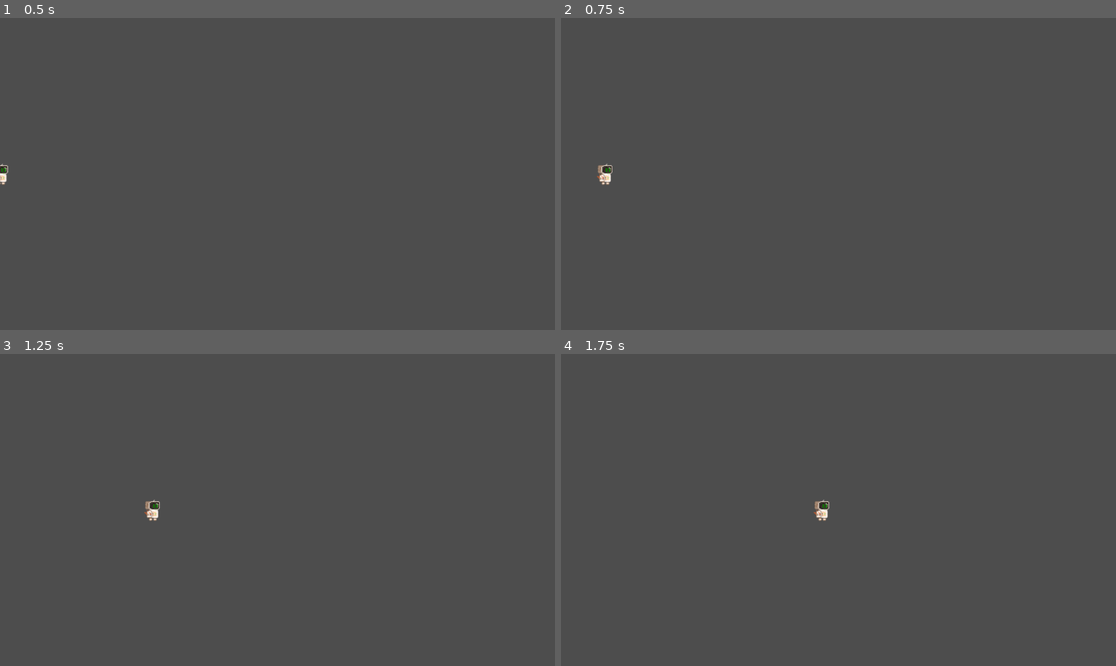
Above: before the commit, frames 1-4 (two rows, left to right).
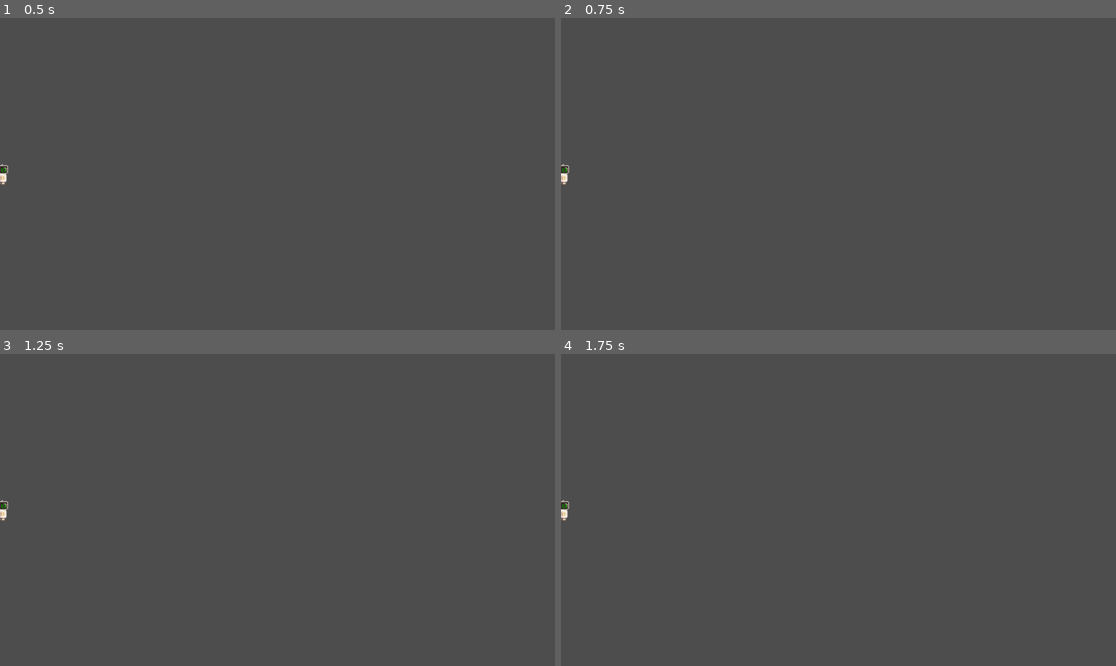
Above: after the commit, the same moments.

Repository: Poyo663/N.A.N.O-Game
Game: Godot game, scene res://Scenes/Player.tscn
Same seed, same stepped clock (60 frames per second), same inputs: the game is played once before the commit and once after it. The project has no main scene, so this scene is started directly.
Inputs:
- Up to frame 1 (0.5 s): no input
- Up to frame 2 (0.75 s): tap Enter (ui_accept) at 0.5, 0.6 s; hold Right (ui_right) from 0.53 s (still down)
- Up to frame 3 (1.25 s): keep holding Right (ui_right); tap Enter (ui_accept) at 0.77, 1.07 s
- Up to frame 4 (1.75 s): keep holding Right (ui_right); tap Enter (ui_accept) at 1.35, 1.52 s

Frame 1 is identical in both runs. In frame 2, 0.2% of the frame differs, in the area x 0-10%, y 46-54%; in frame 3, 0.2%; in frame 4, 0.2%.

Commit message:
fiz mais coisas na state machine, jump state e o run state e eles estao conectados agora

Diff:
--- a/Scripts/Player/States/base_state.gd
+++ b/Scripts/Player/States/base_state.gd
@@ -1,8 +1,8 @@
 class_name BaseState extends Object
 
-func on_state_start():
-  pass
-func on_state_update():
-  pass
-func on_state_exit():
-  pass
+func on_state_start(player: Player):
+	pass
+func on_state_update(player: Player):
+	pass
+func on_state_exit(player: Player):
+	pass
--- a/Scripts/Player/States/idle_state.gd
+++ b/Scripts/Player/States/idle_state.gd
@@ -1,8 +1,21 @@
 class_name IdleState extends "res://Scripts/Player/States/base_state.gd"
 
-func on_state_start():
-  pass
-func on_state_update():
-  pass
-func on_state_exit():
-  pass
+func on_state_start(player: Player):
+	pass
+func on_state_update(player: Player):
+	var direction = Input.get_axis("Left", "Right")
+
+	if direction != 0:
+		player.change_state(player.run_state)
+		return
+
+	if Input.is_action_just_pressed('Jump'):
+		player.change_state(player.jump_state)
+
+	if player.velocity.x > 0:
+		player.velocity.x -= player.acceleration
+	elif player.velocity.x < 0:
+		player.velocity.x += player.acceleration
+
+func on_state_exit(player: Player):
+	pass
--- /dev/null
+++ b/Scripts/Player/States/jump_state.gd
@@ -0,0 +1,11 @@
+class_name JumpState extends "res://Scripts/Player/States/base_state.gd"
+
+func on_state_start(player: Player):
+		player.velocity.y -= player.jumpForce
+func on_state_update(player: Player):
+	player.velocity.y += player.GRAVITY
+
+	if player.is_on_floor():
+		player.change_state(player.idle_state)
+func on_state_exit(player: Player):
+	pass
--- /dev/null
+++ b/Scripts/Player/States/run_state.gd
@@ -0,0 +1,27 @@
+class_name RunState extends "res://Scripts/Player/States/base_state.gd"
+
+var sprite: Sprite2D
+
+func on_state_start(player: Player):
+	sprite = player.get_node('Sprite2D')
+
+func on_state_update(player: Player):
+	var direction = Input.get_axis("Left", "Right")
+
+	if direction == 0:
+		player.change_state(player.idle_state)
+		return
+
+	if Input.is_action_just_pressed('Jump'):
+		player.change_state(player.jump_state)
+
+	if direction > 0:
+		sprite.flip_h = false
+	elif direction < 0:
+		sprite.flip_h = true
+
+	player.velocity.x += player.acceleration * direction
+	player.velocity.x = clamp(player.velocity.x, -player.speed, player.speed)
+
+func on_state_exit(player: Player):
+	pass
--- a/Scripts/Player/player.gd
+++ b/Scripts/Player/player.gd
@@ -1,32 +1,31 @@
-extends CharacterBody2D
+class_name Player extends CharacterBody2D
 
-var grav = 10
+@export var speed = 100
+@export var acceleration = 10
+@export var jumpForce = 10
+
+var canJump = true
+
+const GRAVITY = 10
+
 var IdleStateClass = load("res://Scripts/Player/States/idle_state.gd")
+var RunStateClass = load("res://Scripts/Player/States/run_state.gd")
+var JumpStateClass = load("res://Scripts/Player/States/jump_state.gd")
 
 var state_atual: BaseState
-# declarando os possíveis states q a variável state atual pode ser
-var teste: IdleState = IdleStateClass.new()
+# deplayer.clarando os possíveis states q a variável state atual pode ser
+var idle_state: IdleState = IdleStateClass.new()
+var run_state: RunState = RunStateClass.new()
+var jump_state: JumpState = JumpStateClass.new()
 
+func _ready():
+	state_atual = idle_state
 func _process(delta):
-	if !is_on_floor():
-		velocity.y += grav
-
-	if Input.is_action_pressed("ui_right"):
-		$Sprite2D.flip_h = false
-		velocity.x = 300
-	if Input.is_action_pressed("ui_left"):
-		$Sprite2D.flip_h = true
-		velocity.x = -300
-
-	if !Input.is_action_pressed('ui_right') and !Input.is_action_pressed('ui_left'):
-		velocity.x = 0
-
-	if is_on_floor() and Input.is_action_just_pressed('ui_accept'):
-		velocity.y -= 300
+	state_atual.on_state_update(self)
 
 	move_and_slide()
 
 func change_state(state: BaseState):
-	state_atual.on_state_exit()
+	state_atual.on_state_exit(self)
 	state_atual = state
-	state_atual.on_state_start()
+	state_atual.on_state_start(self)
